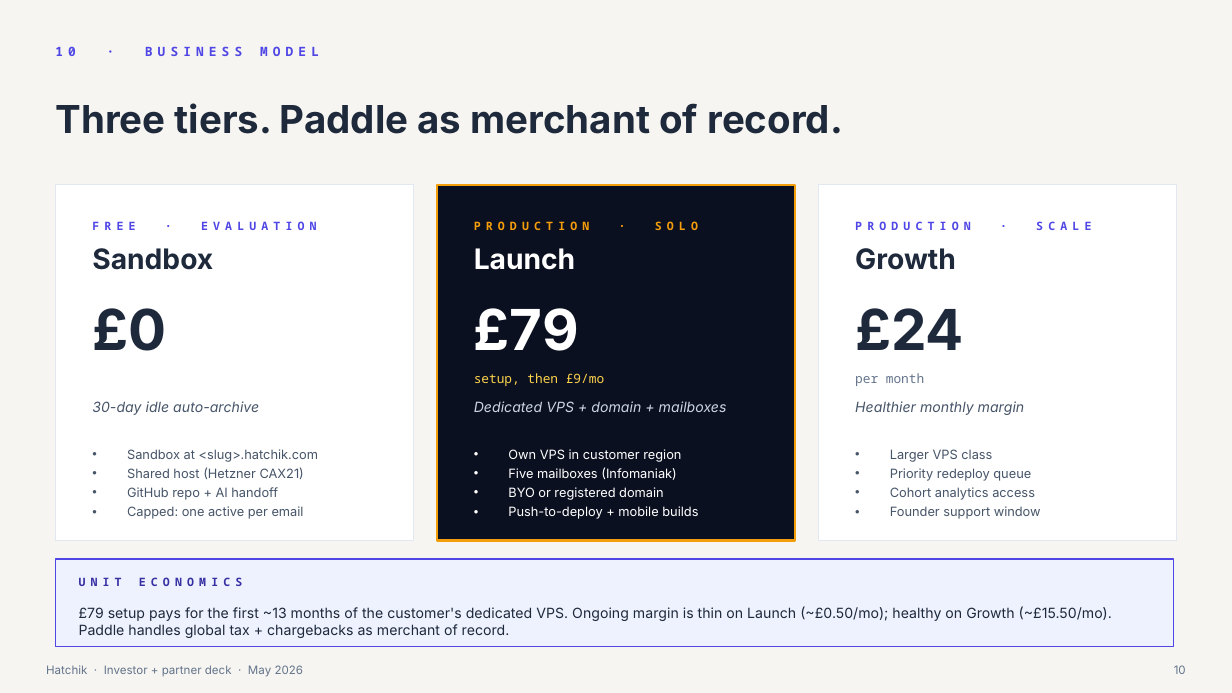
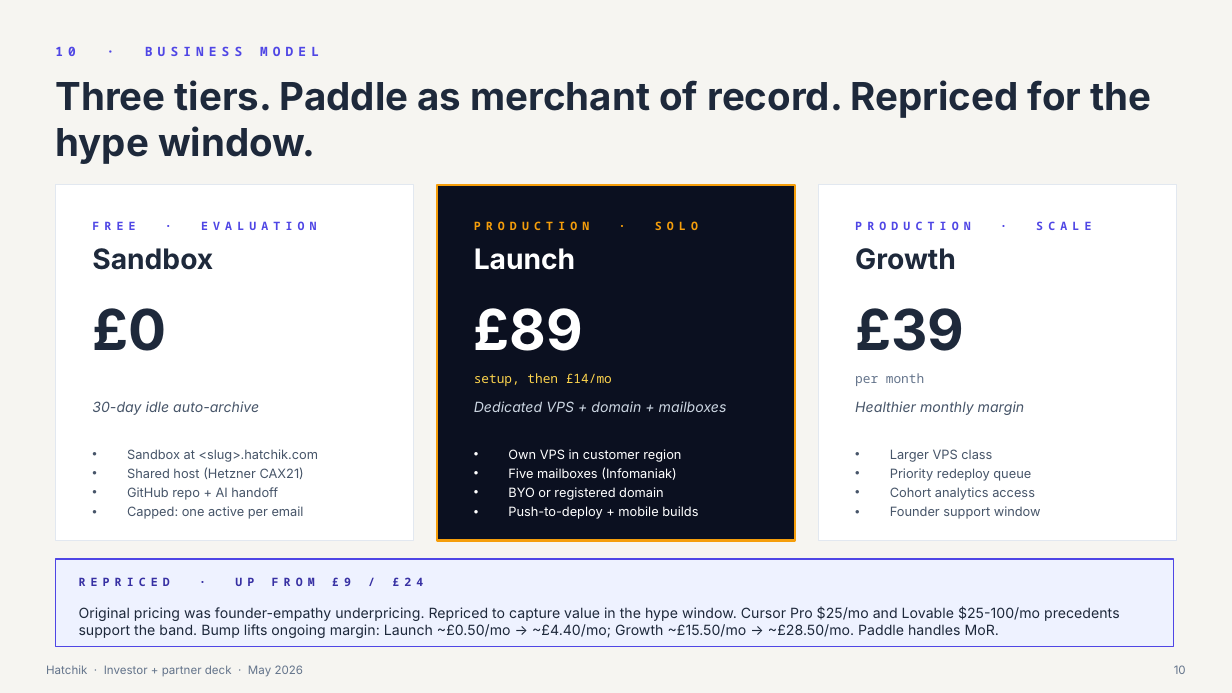
Before and after one commit to mfazicoder/slideatelier, a slide deck: slide 10 of proposals/hatchik/hatchik-pitch-deck.pptx. Drawn at 1232x693 pixels with LibreOffice and Linux fonts; fonts in the diff are those of the drawing. Boxes give left, top, right and bottom in pixels: in the first picture for what was removed or moved away, otherwise in the second. Text is boxed around its words. In the diff, an @@ line names an element or a change of style, - is before the commit and + after.

```diff
--- a/proposals/hatchik/hatchik-pitch-deck.pptx
+++ b/proposals/hatchik/hatchik-pitch-deck.pptx
@@ text at [55, 80, 1152, 164]: text changed @@
-Three tiers. Paddle as merchant of record.
+Three tiers. Paddle as merchant of record. Repriced for the hype window.
@@ text at [474, 308, 583, 351]: text changed @@
-£79
+£89
@@ text at [855, 308, 964, 351]: text changed @@
-£24
+£39
@@ text at [474, 373, 612, 386]: text changed @@
-setup, then £9/mo
+setup, then £14/mo
@@ text at [344, 577, 351, 586]: text changed @@
-UNIT ECONOMICS
+REPRICED · UP FROM £9 / £24
@@ text at [79, 606, 1120, 638]: text changed @@
-£79 setup pays for the first ~13 months of the customer's dedicated VPS. Ongoing margin is thin on Launch (~£0.50/mo); healthy on Growth (~£15.50/mo). Paddle handles global tax + chargebacks as merchant of record.
+Original pricing was founder-empathy underpricing. Repriced to capture value in the hype window. Cursor Pro $25/mo and Lovable $25-100/mo precedents support the band. Bump lifts ongoing margin: Launch ~£0.50/mo → ~£4.40/mo; Growth ~£15.50/mo → ~£28.50/mo. Paddle handles MoR.
```
Also in this commit, not shown: 7 other slides changed, 4 slides added, 3 slides removed, 2 other files.
